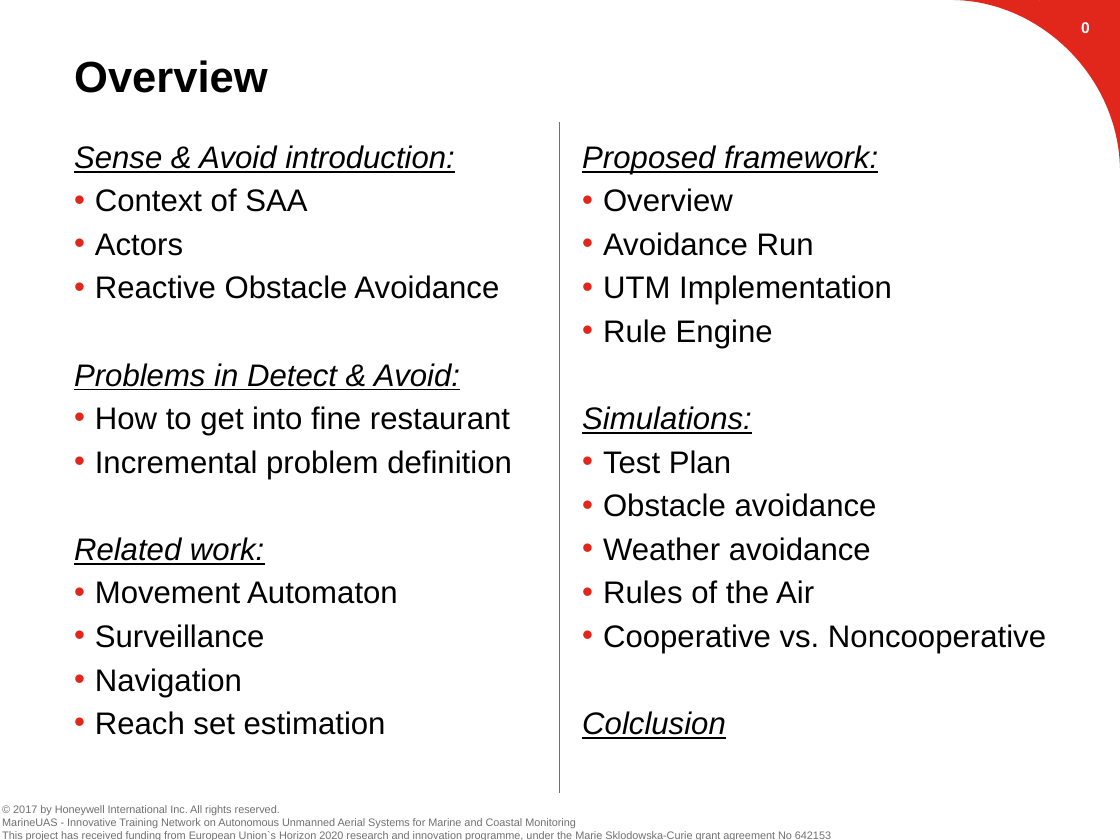
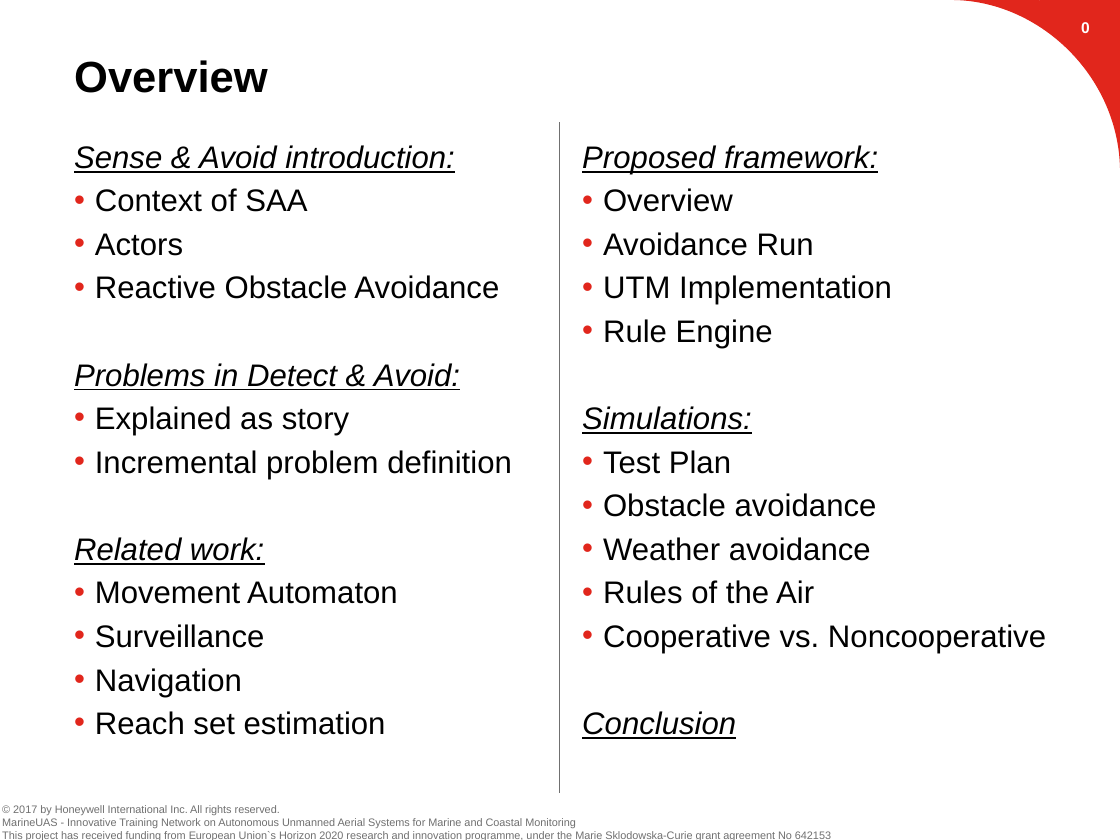
Before and after one commit to logomo/Dissertation-Thessis, a slide deck: slide 1 of Presentations/2019-01-29 Thesis defense/06-Overview-Conclusion.pptx. Drawn at 1120x840 pixels with LibreOffice and Linux fonts; fonts in the diff are those of the drawing; background and template pictures are left out. Boxes give left, top, right and bottom in pixels: in the first picture for what was removed or moved away, otherwise in the second. Text is boxed around its words. In the diff, an @@ line names an element or a change of style, - is before the commit and + after.

```diff
--- a/Presentations/2019-01-29 Thesis defense/06-Overview-Conclusion.pptx
+++ b/Presentations/2019-01-29 Thesis defense/06-Overview-Conclusion.pptx
@@ text at [95, 406, 349, 435]: text changed @@
-• How to get into fine restaurant
+• Explained as story
@@ text at [582, 711, 736, 739]: text changed @@
-Colclusion
+Conclusion
```
Also in this commit, not shown: 4 other files.
